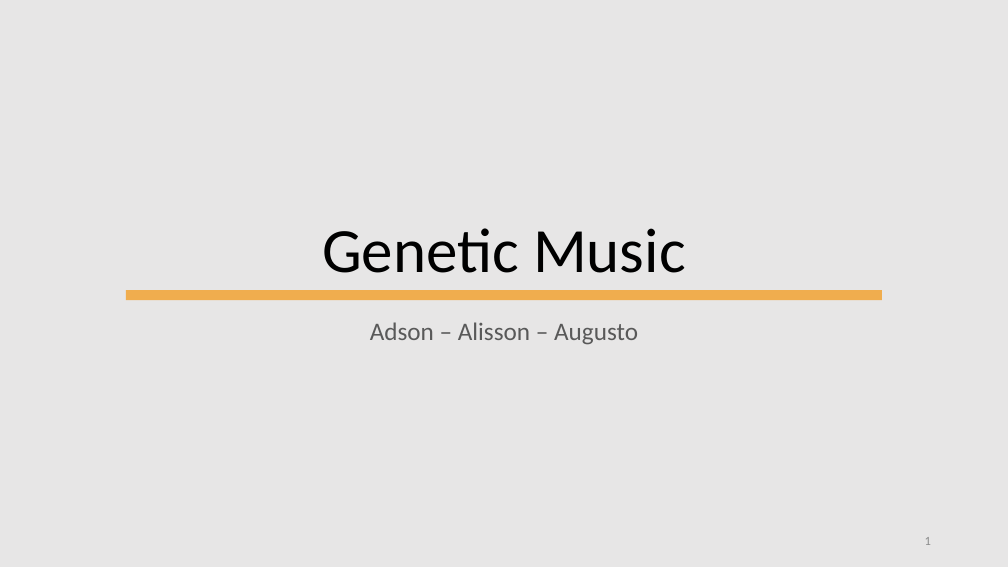
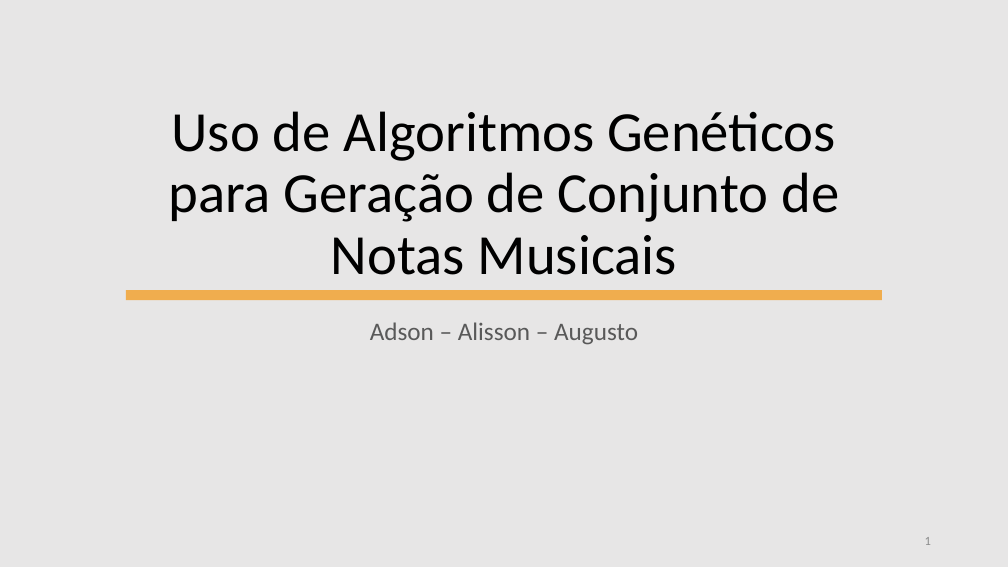
Before and after one commit to BeholderDEV/genetic-music-maker, a slide deck: slide 1 of Genetic Music.pptx. Drawn at 1008x567 pixels with LibreOffice and Linux fonts; fonts in the diff are those of the drawing. Boxes give left, top, right and bottom in pixels: in the first picture for what was removed or moved away, otherwise in the second. Text is boxed around its words. In the diff, an @@ line names an element or a change of style, - is before the commit and + after.

Commit message:
new title

```diff
--- a/Genetic Music.pptx
+++ b/Genetic Music.pptx
@@ title at (168, 111, 839, 275): text changed; size 60 to 54 pt @@
-Genetic Music
+Uso de Algoritmos Genéticos para Geração de Conjunto de Notas Musicais
```
